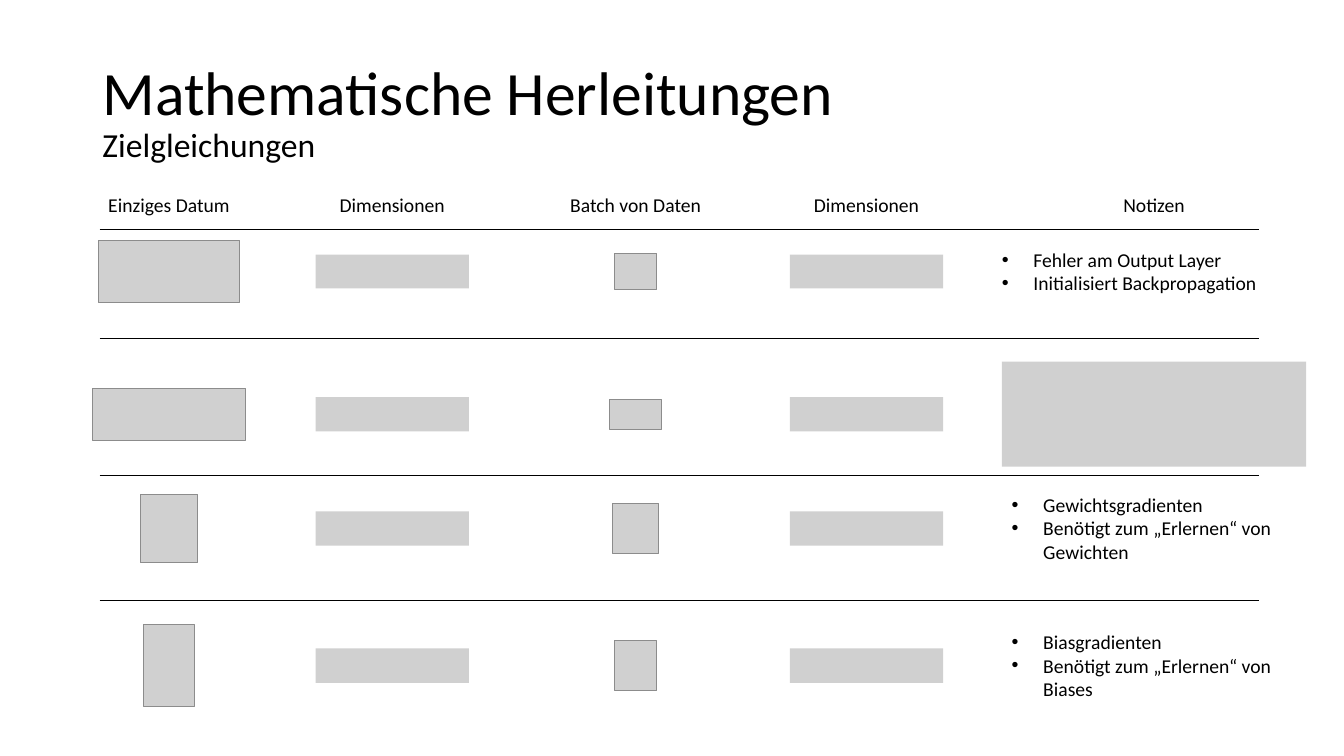
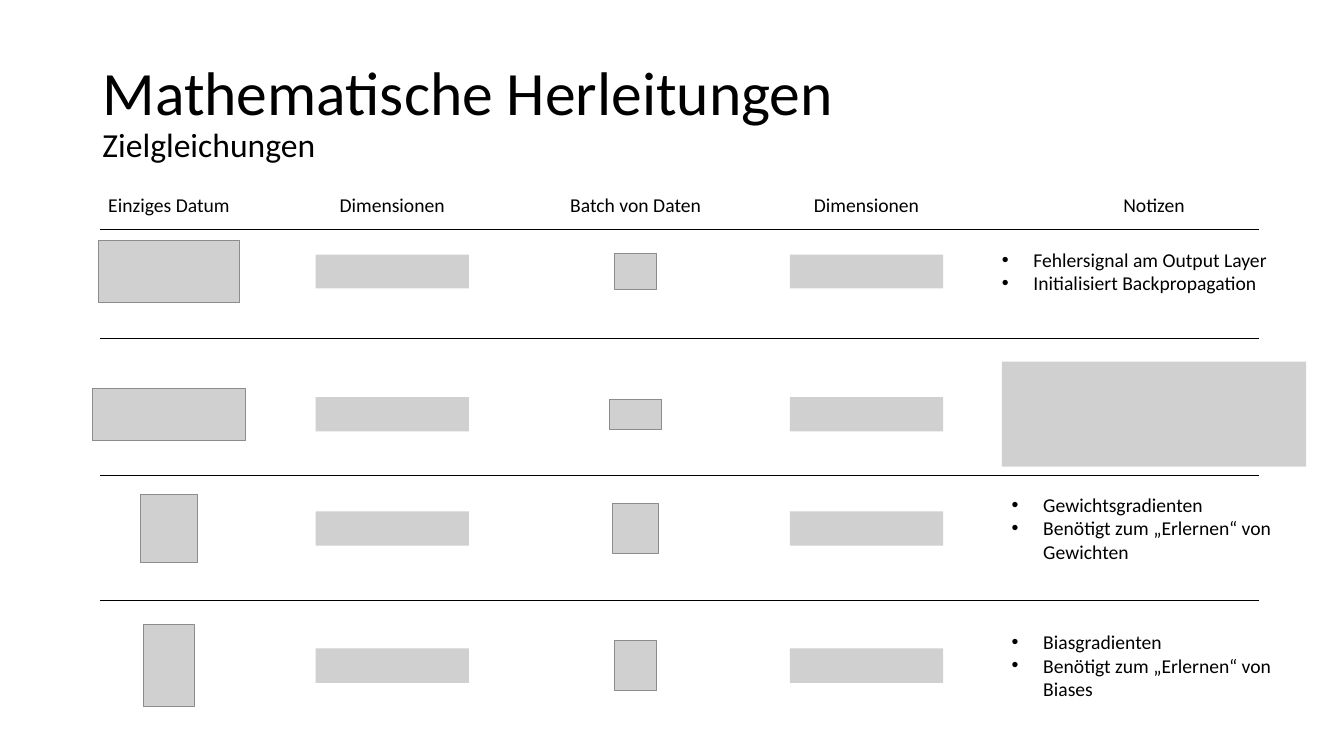
Before and after one commit to kevinsuedmersen/neural_networks_from_scratch, a slide deck: slide 7 of theory/submission/result_presentation.pptx. Drawn at 1344x756 pixels with LibreOffice and Linux fonts; fonts in the diff are those of the drawing; grey boxes stand for pictures. Boxes give left, top, right and bottom in pixels: in the first picture for what was removed or moved away, otherwise in the second. Text is boxed around its words. In the diff, an @@ line names an element or a change of style, - is before the commit and + after.

```diff
--- a/theory/submission/result_presentation.pptx
+++ b/theory/submission/result_presentation.pptx
@@ text at [1033,253,1267,271]: text changed @@
-• Fehler am Output Layer
+• Fehlersignal am Output Layer
```
Also in this commit, not shown: 3 other slides changed, 1 slide added.
